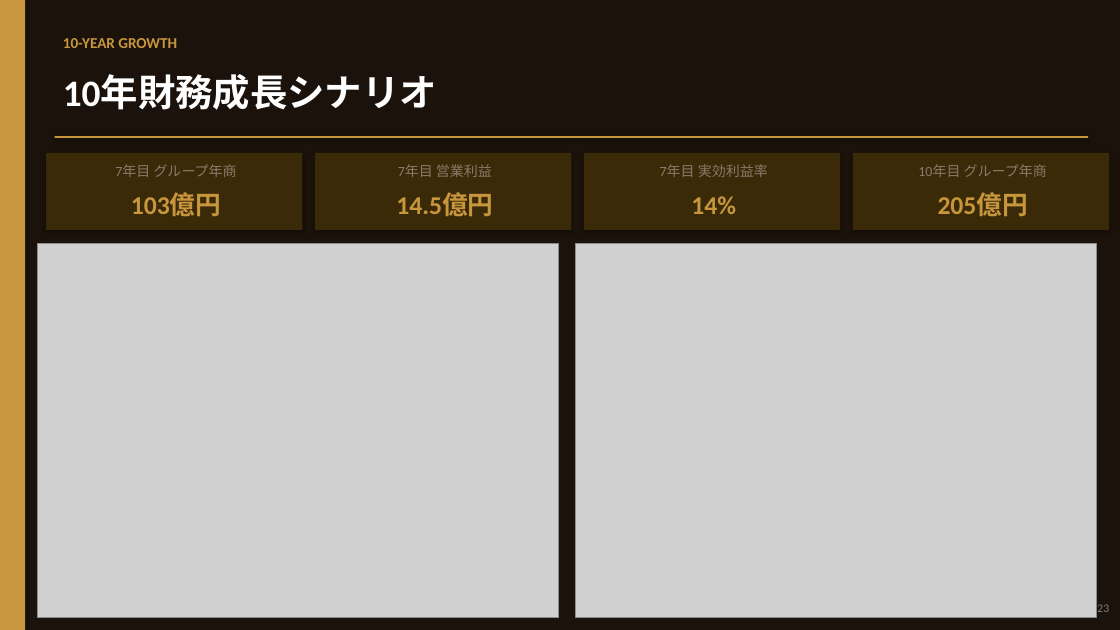
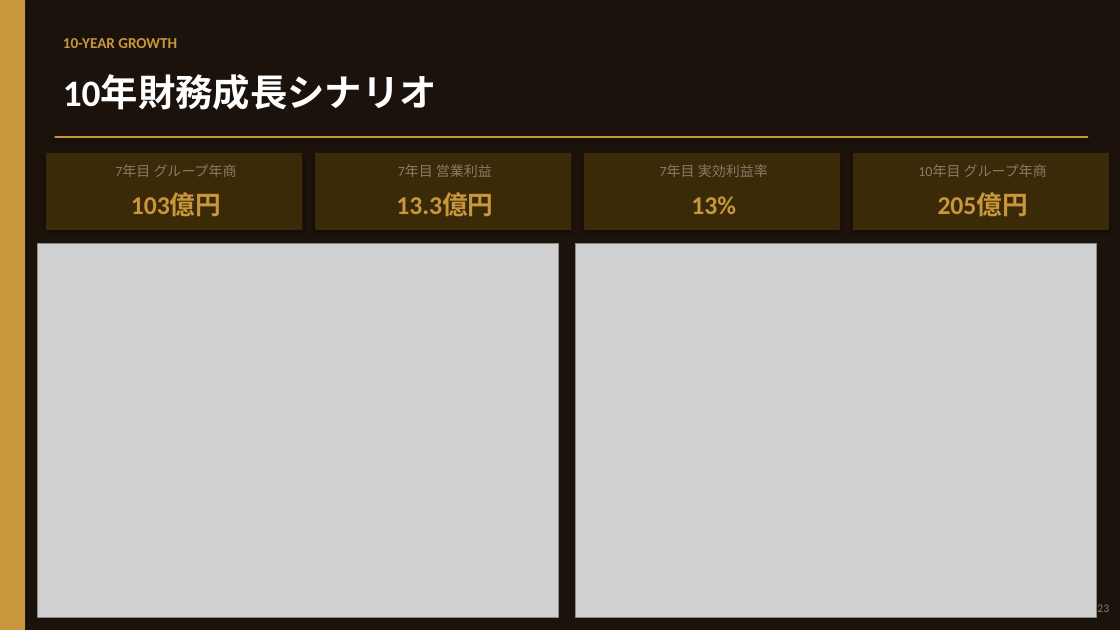
Before and after one commit to hunkotusaisinryo-lab/test-repo, a slide deck: slide 20 of reports/肉酒場然_事業計画書_20260605.pptx. Drawn at 1120x630 pixels with LibreOffice and Linux fonts; fonts in the diff are those of the drawing; grey boxes stand for pictures. Boxes give left, top, right and bottom in pixels: in the first picture for what was removed or moved away, otherwise in the second. Text is boxed around its words. In the diff, an @@ line names an element or a change of style, - is before the commit and + after.

```diff
--- a/reports/肉酒場然_事業計画書_20260605.pptx
+++ b/reports/肉酒場然_事業計画書_20260605.pptx
@@ text at [396,193,493,216]: text changed @@
-14.5億円
+13.3億円
@@ text at [691,196,736,214]: text changed @@
-14%
+13%
```
Also in this commit, not shown: 2 other slides changed, 1 other file.
